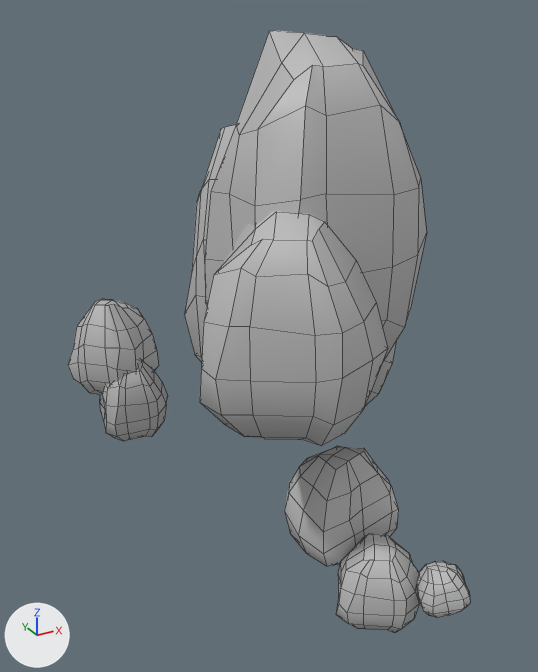
A saved change to the FBX model Assets/Fbx/Trees/Feuille_arbre_2.fbx.
Before and after are seen from a camera (50 mm lens) standing at (-4.32, -6.93, 9.51) and looking at (-0.55, -0.08, 6.09). Every picture has the same lights, and +X, +Y and +Z are marked at lower left. Mesh edges are drawn as thin lines. Where no turn or scale is listed for an object, it has been applied to the vertices.

In view in the first picture: 'Feuille_arbre_2'.
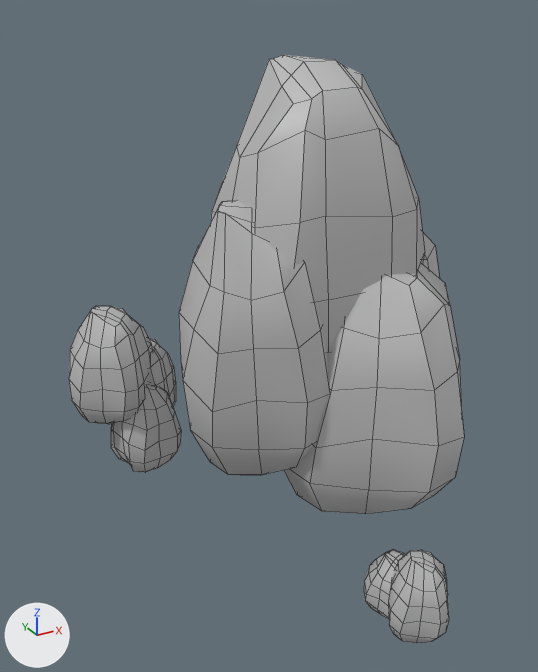
Changed parts and their boxes [x1, y1, x2, y2] in the pictures (538 x 672 px):
'Feuille_arbre_2', reshaped, moved
    before: [68, 30, 470, 633]
    after: [69, 55, 464, 643]
part 1 of me_mesh, rebuilt
    before: [205, 30, 427, 363]
    after: [211, 55, 425, 353]
part 2 of me_mesh, rebuilt
    before: [99, 360, 167, 441]
    after: [149, 338, 176, 407]
part 3 of me_mesh, rebuilt (20% narrower, 17% taller)
    before: [200, 210, 388, 445]
    after: [179, 200, 329, 475]
part 4 of me_mesh, rebuilt
    before: [336, 534, 420, 633]
    after: [364, 549, 406, 618]
part 5 of me_mesh, added
    after: [284, 264, 464, 514]
part 6 of me_mesh, added
    after: [422, 232, 439, 278]
part 7 of me_mesh, added
    after: [69, 306, 152, 424]
part 8 of me_mesh, added
    after: [111, 382, 181, 472]
part 9 of me_mesh, added
    after: [388, 550, 449, 643]
part 10 of me_mesh, deleted
    before: [417, 561, 470, 618]
part 11 of me_mesh, deleted
    before: [68, 124, 398, 566]

Edits to the bpy script that builds the scene:
```text
Change me_mesh:
    used by ob_feuille_arbre_2; location = (-0.57, -0.29, 6.06)
    remove me_mesh.from_pydata(...)  # 918 vertices, 864 faces; spans x -1.92..1.92, y -2.2..2.2, z -3.25..3.25
    add me_mesh.from_pydata(...)  # 954 vertices, 936 faces; spans x -2.36..2.36, y -2.1..2.1, z -3.13..3.13
    me_mesh part 1: the loose piece of 102 vertices spanning x -0.52..1.92, y -0.75..1.37, z -0.56..3.25 is rebuilt with 106 vertices and now spans x -0.89..1.55, y -0.82..1.31, z -0.66..3.13
    me_mesh part 2: the loose piece of 102 vertices spanning x -1.68..-0.82, y 1.02..1.82, z -1.55..-0.4 is rebuilt with 106 vertices and now spans x -1.73..-0.95, y 1.22..2.05, z -1.49..-0.24
    me_mesh part 3: the loose piece of 102 vertices spanning x -1.14..0.95, y -1.48..0.48, z -0.75..1.68 is rebuilt with 106 vertices and now spans x -1.52..0.41, y -1.01..1.04, z -1.36..1.78
    me_mesh part 4: the loose piece of 102 vertices spanning x 0.15..1.29, y -1.74..-0.67, z -3.25..-2.17 is rebuilt with 106 vertices and now spans x 0.19..0.91, y -1.68..-1.01, z -3.04..-2.28
    me_mesh part 5: a new loose piece of 106 vertices spanning x -0.56..1.92, y -1.72..0.94, z -1.9..1.26, in mat_lambert1 (grey #bcbcbc)
    me_mesh part 6: a new loose piece of 106 vertices spanning x -0.23..2.36, y -0.71..1.83, z -2.06..1.78, in mat_lambert1 (grey #bcbcbc)
    me_mesh part 7: a new loose piece of 106 vertices spanning x -2.36..-1.28, y 0.94..2.1, z -1.16..0.3, in mat_lambert1 (grey #bcbcbc)
    me_mesh part 8: a new loose piece of 106 vertices spanning x -1.94..-1.12, y 0.91..1.8, z -1.86..-0.63, in mat_lambert1 (grey #bcbcbc)
    me_mesh part 9: a new loose piece of 106 vertices spanning x 0.2..1.01, y -2.1..-1.24, z -3.13..-2.04, in mat_lambert1 (grey #bcbcbc)
    me_mesh part 10: the loose piece of 102 vertices spanning x 0.76..1.4, y -2.2..-1.57, z -2.75..-2.18 is deleted
    me_mesh part 11: 408 vertices removed from x -1.92..1.89, y -0.89..2.2, z -2.93..2.31
Change ob_feuille_arbre_2:
    ob_feuille_arbre_2.location: (-0.57, -0.29, 6.06) -> (-0.2, -0.22, 5.93)
```
